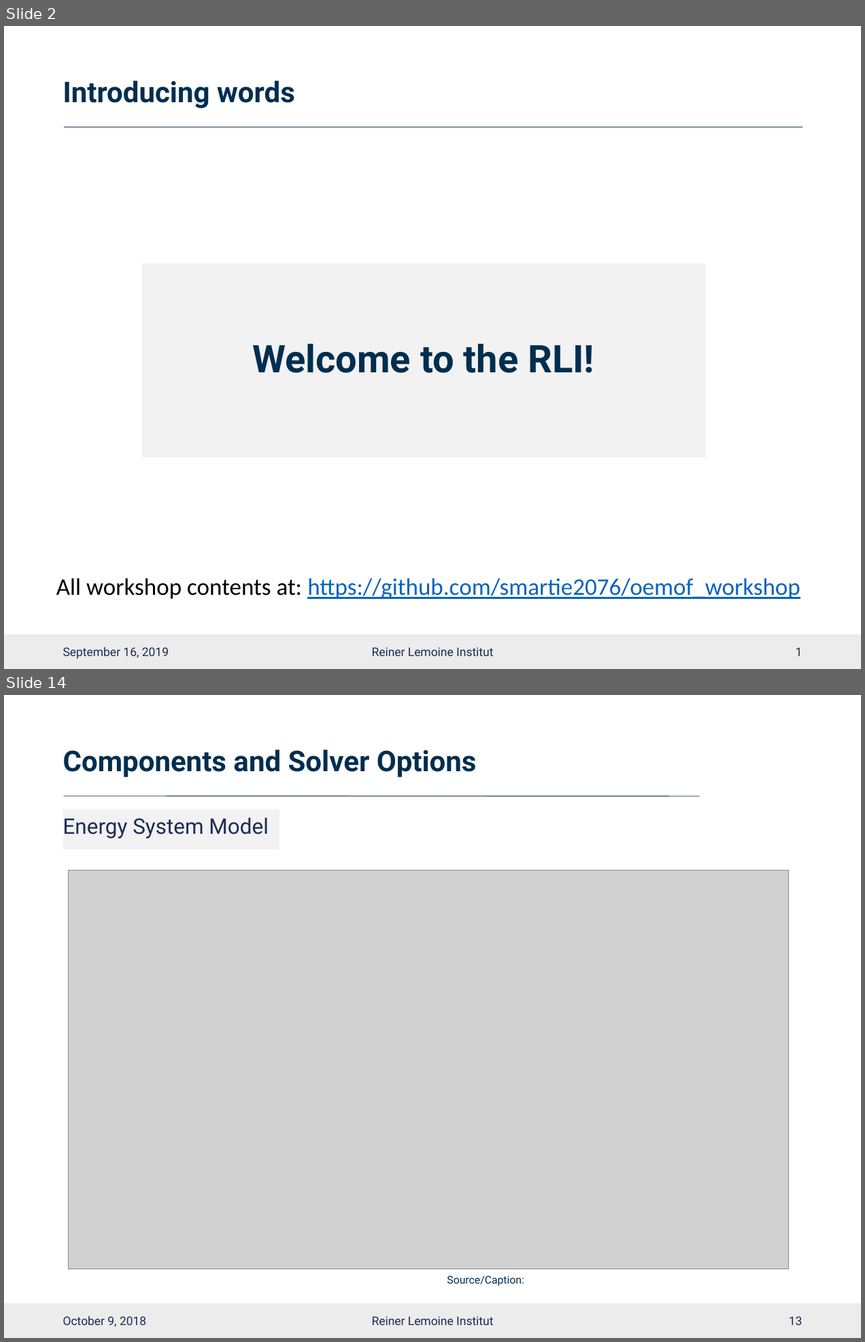
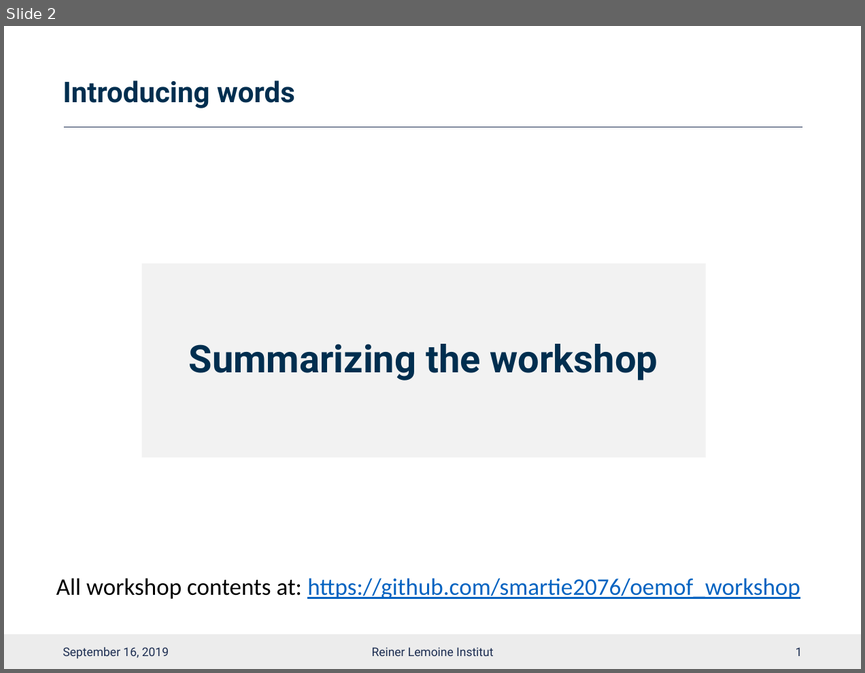
Before and after one commit to smartie2076/oemof_workshop, a slide deck: Oemof_Workshop_11_Closing.pptx. Shown one above the other, each under a label of ours: slides 2 and 14 before the commit, slide 2 after it; the slides between them are not shown. The pictures are 865x1342 and 865x673 pixels, drawn with LibreOffice and Linux fonts; fonts in the diff are those of the drawing; grey boxes stand for pictures; background and template pictures are left out. Boxes give left, top, right and bottom in pixels: in the first picture for what was removed or moved away, otherwise in the second. Text is boxed around its words. In the diff, an @@ line names an element or a change of style, - is before the commit and + after.

```diff
--- a/Oemof_Workshop_11_Closing.pptx
+++ b/Oemof_Workshop_11_Closing.pptx
@@ slide 14 removed at [4,695,861,1338], background #FFFFFF; not listed: 1 template element that a slide beside it also shows @@
@@ title removed at [63,749,477,777] @@
-Components and Solver Options
@@ line removed from (64, 796) to (699, 796) @@
@@ subtitle removed at [63,809,280,849] @@
-Energy System Model
@@ picture removed at [68,870,789,1269] @@
@@ text removed at [447,1275,524,1286] @@
-Source/Caption:
@@ text removed at [63,1316,146,1326] @@
-October 9, 2018
@@ text removed at [372,1316,493,1325] @@
-Reiner Lemoine Institut
@@ page number removed at [789,1316,802,1325] @@
-13
@@ slide 2 changed as well @@
@@ text at [189,344,657,380]: text changed @@
-Welcome to the RLI!
+Summarizing the workshop
```
Also in this commit, not shown: 2 slides added, 23 other slides removed, 3 other files.
